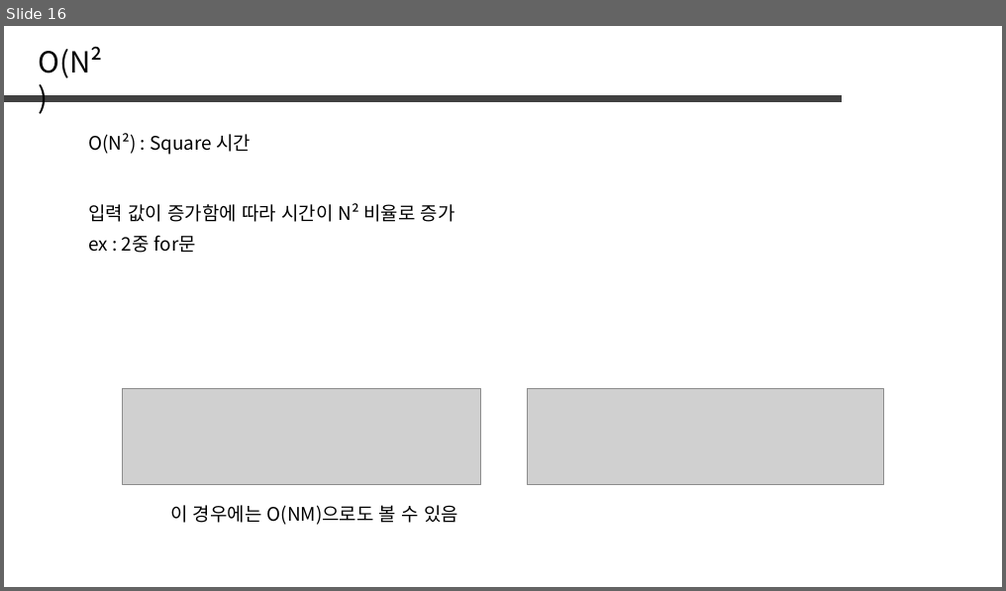
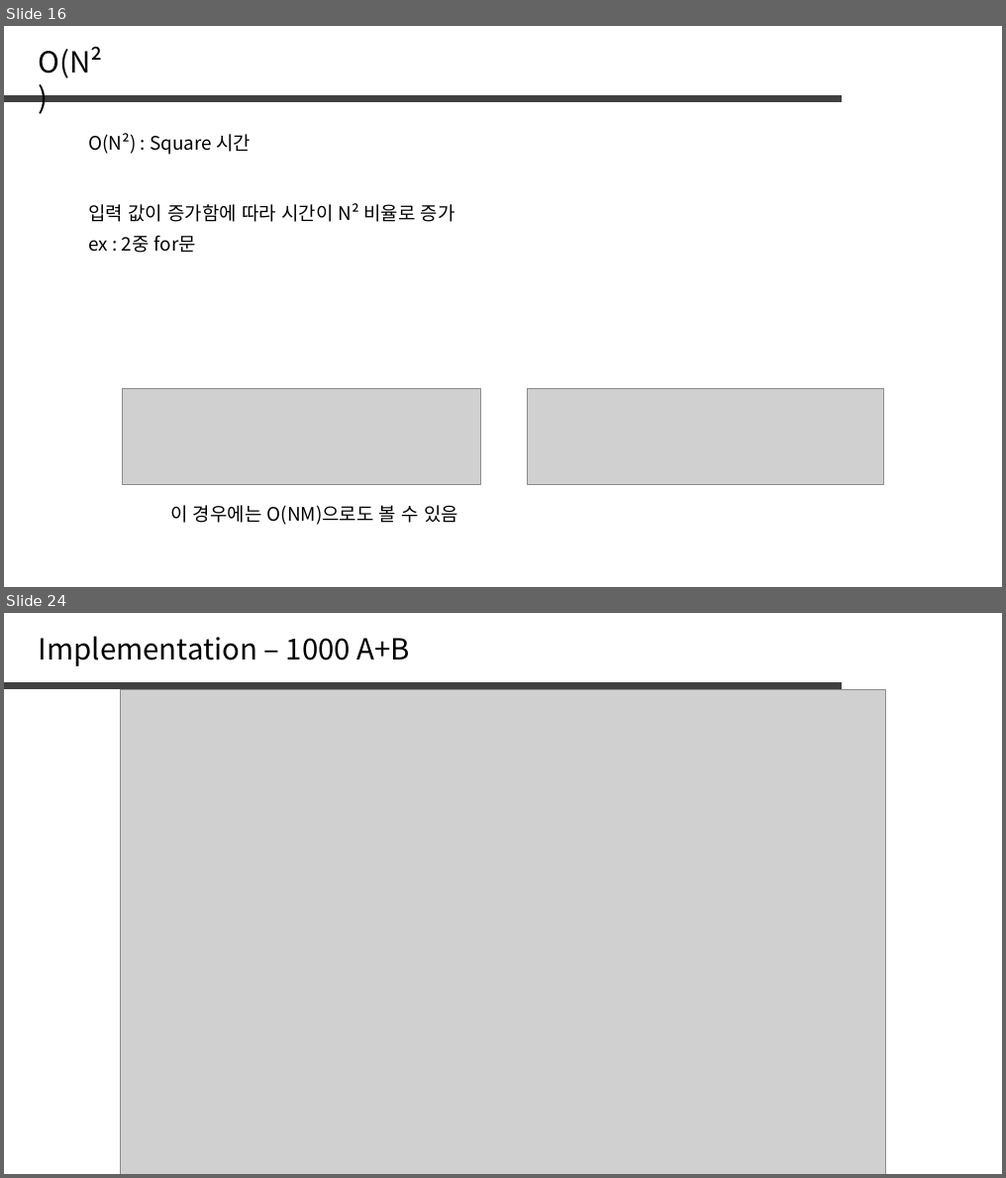
Before and after one commit to jaehoo1/PS-study, a slide deck: study/1_OT.pptx. Shown one above the other, each under a label of ours: slide 16 before the commit, slides 16 and 24 after it; the slides between them are not shown. The pictures are 1006x591 and 1006x1178 pixels, drawn with LibreOffice and Linux fonts; fonts in the diff are those of the drawing; grey boxes stand for pictures. Boxes give left, top, right and bottom in pixels: in the first picture for what was removed or moved away, otherwise in the second. Text is boxed around its words. In the diff, an @@ line names an element or a change of style, - is before the commit and + after.

```diff
--- a/study/1_OT.pptx
+++ b/study/1_OT.pptx
@@ slide 24 added at (4,613,1002,1174), background #FFFFFF @@
@@ text added at (39,636,410,666), 28 pt, text #000000 @@
+Implementation – 1000 A+B
@@ line added from (4, 685) to (843, 685), #404040 6 pt @@
@@ picture added at (121,689,886,1174) @@
```
Also in this commit, not shown: 1 slide changed, 7 other slides added.
